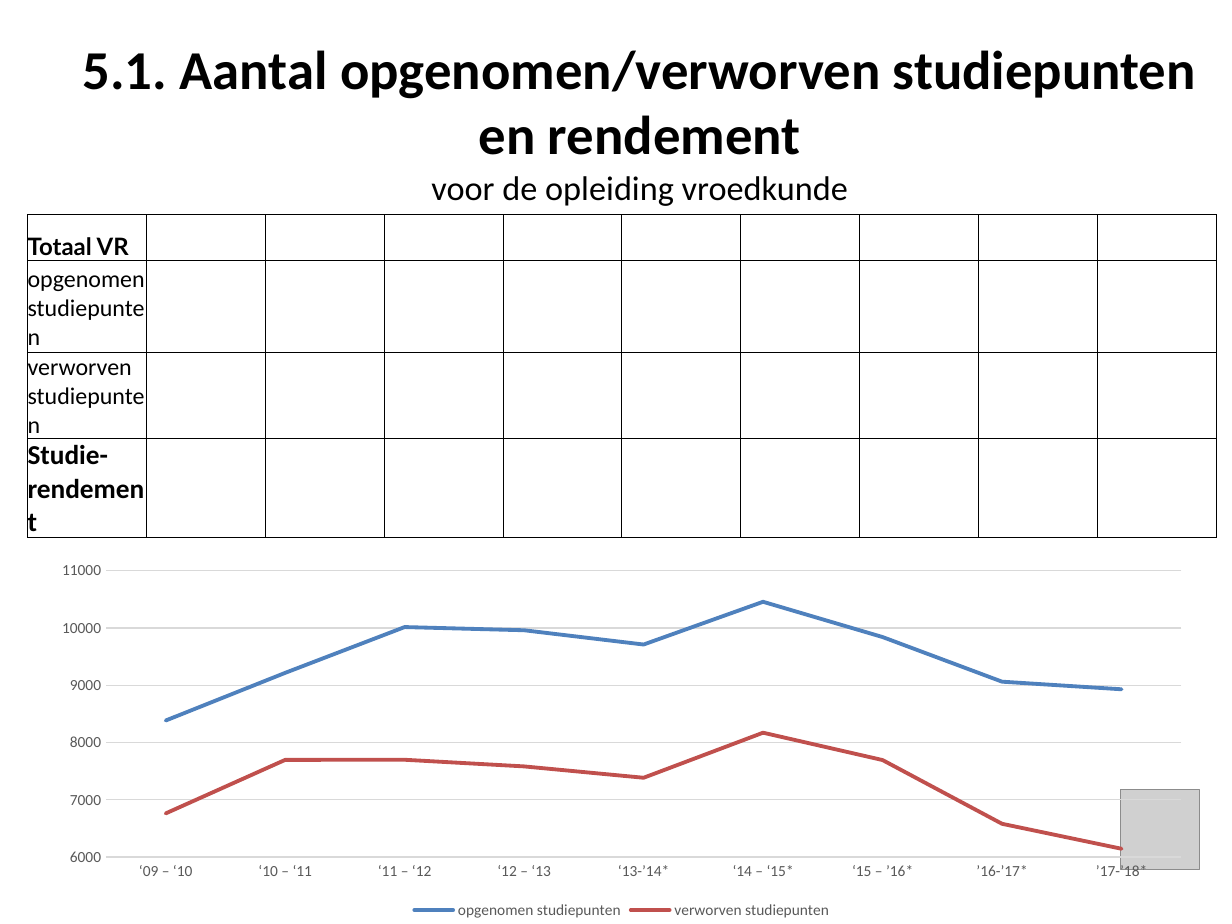
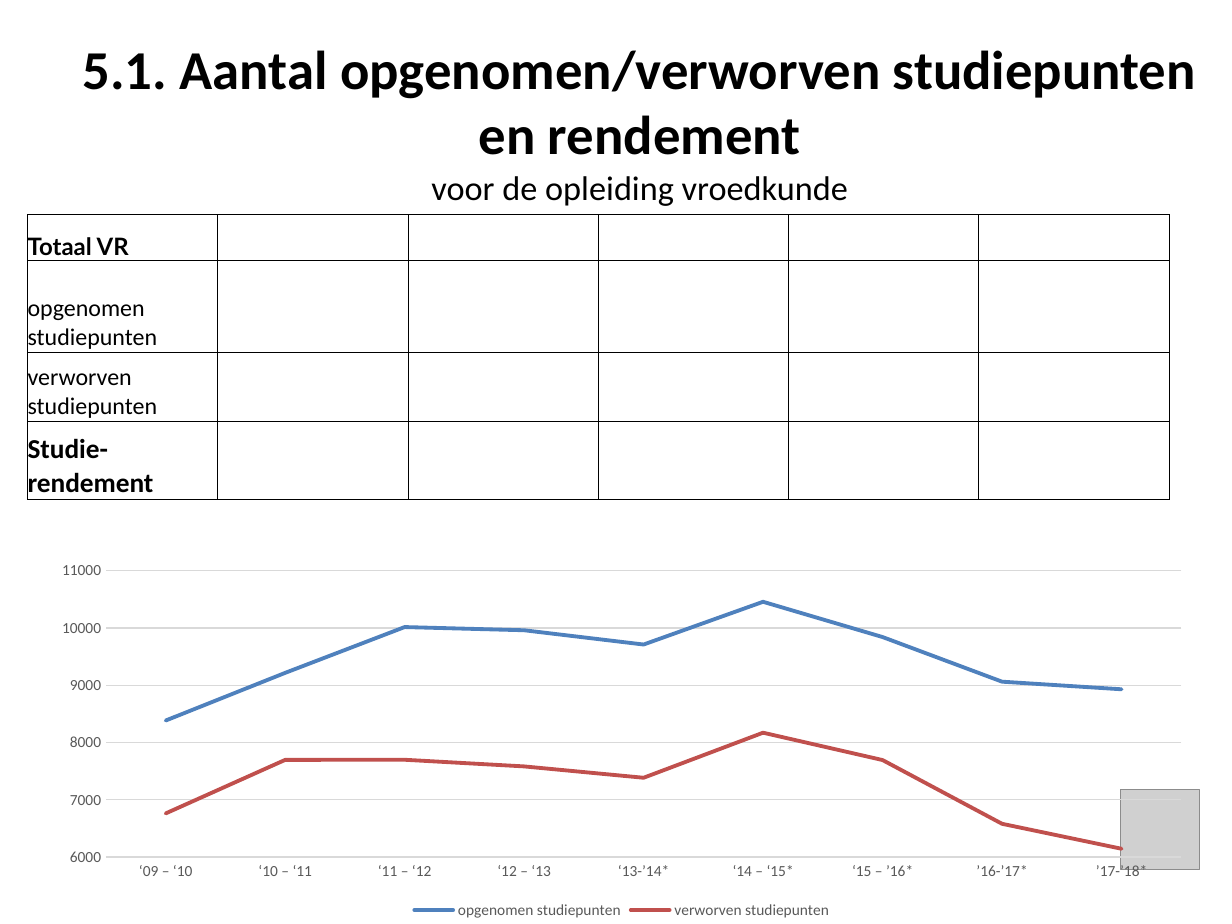
Before and after one commit to JorenSchelkens/GIP, a slide deck: slide 25 of CalculationDomain/ErasmusHogeSchool/EmptyPowerPoint.pptx. Drawn at 1232x924 pixels with LibreOffice and Linux fonts; fonts in the diff are those of the drawing; grey boxes stand for pictures. Boxes give left, top, right and bottom in pixels: in the first picture for what was removed or moved away, otherwise in the second. Text is boxed around its words. In the diff, an @@ line names an element or a change of style, - is before the commit and + after.

```diff
--- a/CalculationDomain/ErasmusHogeSchool/EmptyPowerPoint.pptx
+++ b/CalculationDomain/ErasmusHogeSchool/EmptyPowerPoint.pptx
@@ table at bbox=[27, 214, 1165, 499] @@
-column 7:  |  |  | 
-column 8:  |  |  | 
-column 9:  |  |  | 
-column 10:  |  |  | 
@@ table: place and size @@
-table at bbox=[27, 214, 1210, 922]
+table at bbox=[27, 214, 1165, 499]
```
Also in this commit, not shown: 11 other slides changed, 21 other files.
